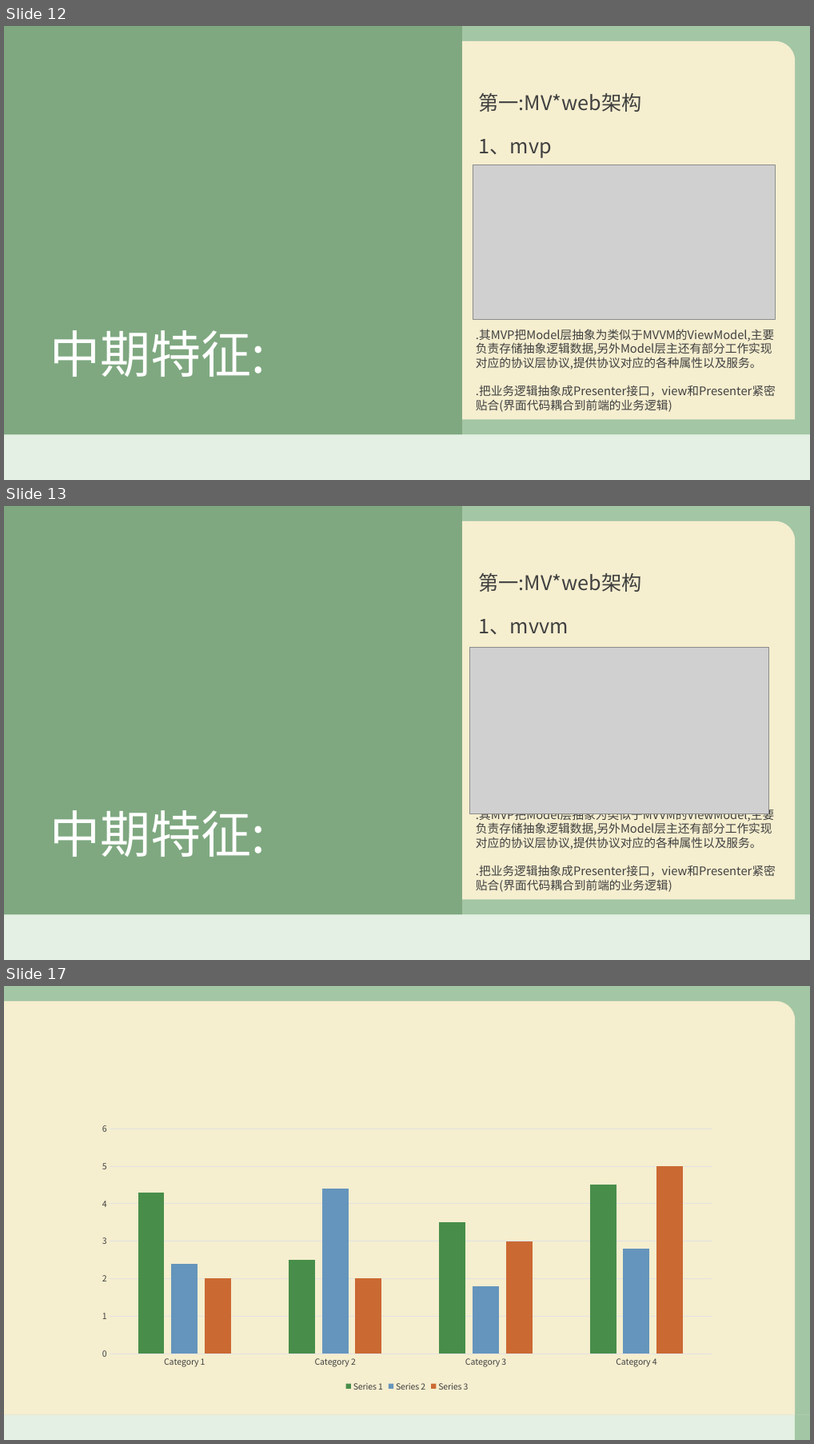
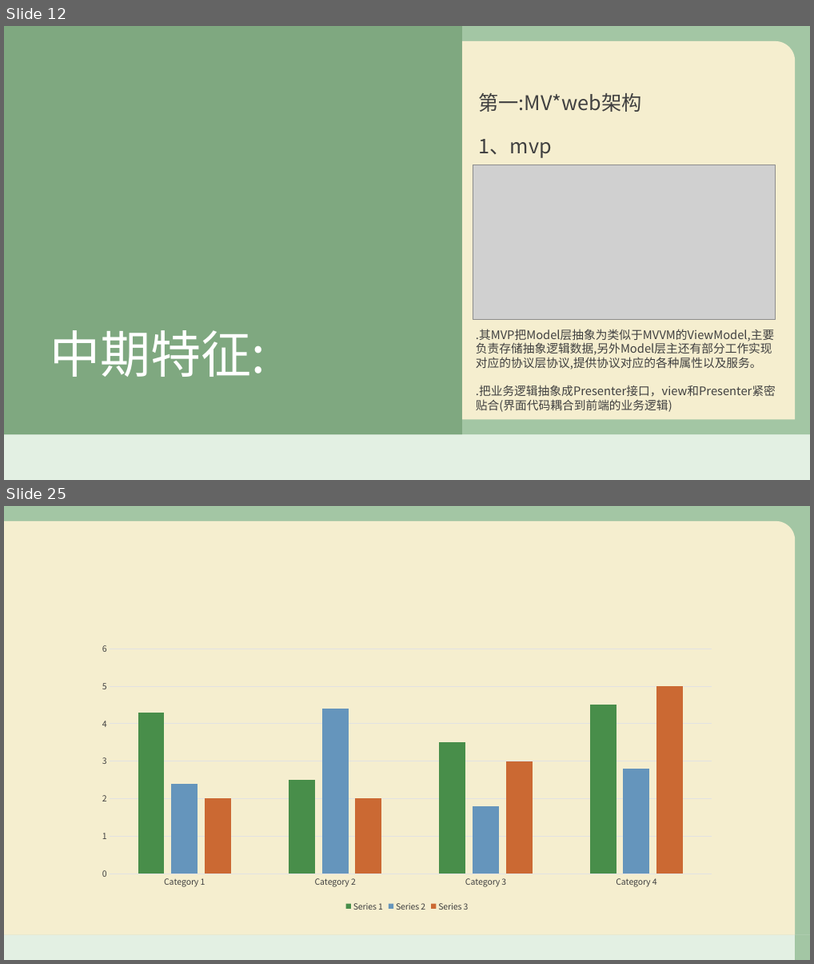
Before and after one commit to duoduoObama/web, a slide deck: 溯源前端赏析.pptx. Shown one above the other, each under a label of ours: slides 12, 13 and 17 before the commit, slides 12 and 25 after it; the slides between them are not shown. The pictures are 814x1444 and 814x964 pixels, drawn with LibreOffice and Linux fonts; fonts in the diff are those of the drawing; grey boxes stand for pictures; background and template pictures are left out. Boxes give left, top, right and bottom in pixels: in the first picture for what was removed or moved away, otherwise in the second. Text is boxed around its words. In the diff, an @@ line names an element or a change of style, - is before the commit and + after.

```diff
--- a/溯源前端赏析.pptx
+++ b/溯源前端赏析.pptx
@@ slide 13 removed at box(4, 506, 810, 960), background picture (left out); not listed: 4 template elements that a slide beside it also shows @@
@@ subtitle removed at box(478, 573, 642, 634) @@
-第一:MV*web架构
-1、mvvm
@@ picture removed at box(470, 647, 770, 814) @@
@@ title removed at box(50, 810, 266, 856) @@
-中期特征:
@@ text removed at box(476, 807, 776, 892) @@
-.其MVP把Model层抽象为类似于MVVM的ViewModel,主要负责存储抽象逻辑数据,另外Model层主还有部分工作实现对应的协议层协议,提供协议对应的各种属性以及服务。
-.把业务逻辑抽象成Presenter接口，view和Presenter紧密贴合(界面代码耦合到前端的业务逻辑)
@@ what was slide 17 is now slide 25 @@
```
Also in this commit, not shown: 2 slides changed, 11 slides added, 2 other slides removed, 1 other file.
